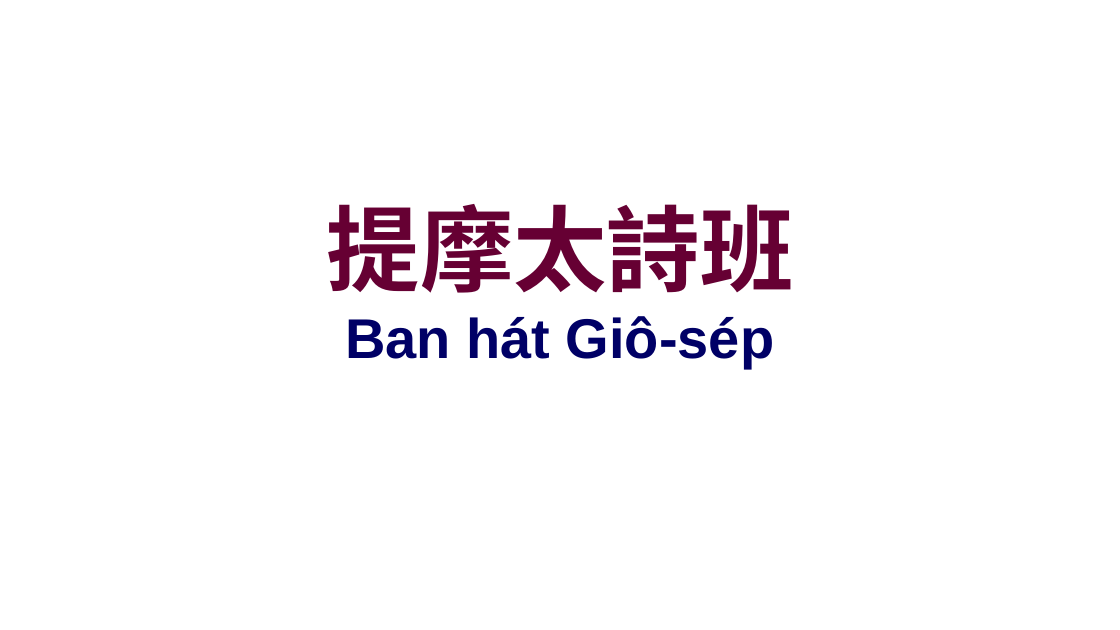
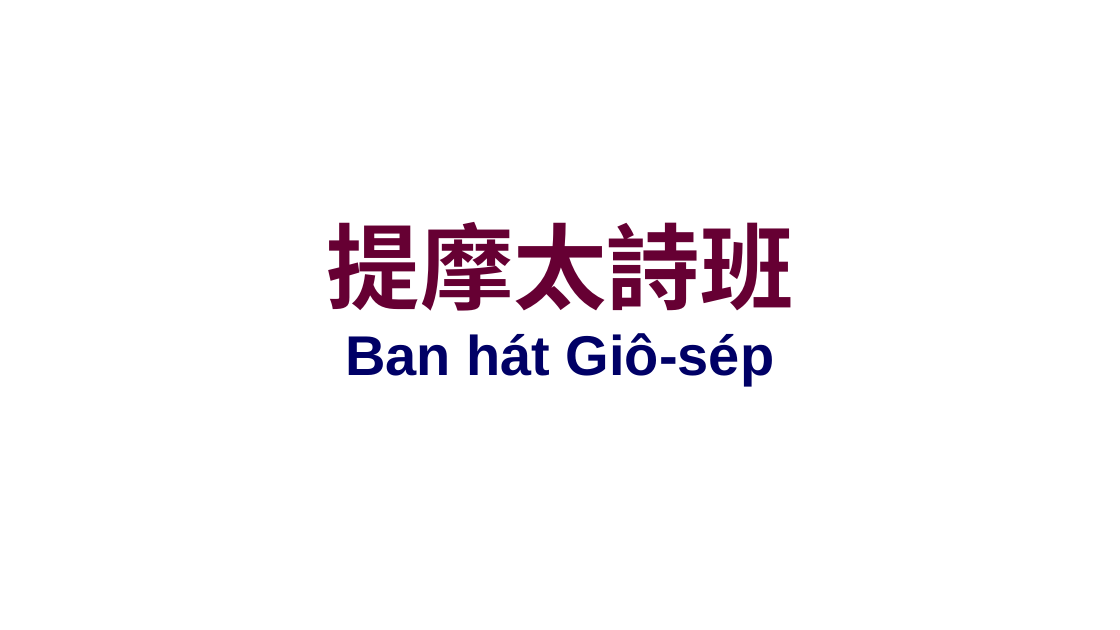
Before and after one commit to batisuoc/other-ppts, a slide deck: slide 7 of 聯合崇拜流程.pptx. Drawn at 1120x630 pixels with LibreOffice and Linux fonts; fonts in the diff are those of the drawing; background and template pictures are left out. Boxes give left, top, right and bottom in pixels: in the first picture for what was removed or moved away, otherwise in the second. Text is boxed around its words. In the diff, an @@ line names an element or a change of style, - is before the commit and + after.

```diff
--- a/聯合崇拜流程.pptx
+++ b/聯合崇拜流程.pptx
@@ title "提摩太詩班": place and size @@
-title "提摩太詩班" at [327, 204, 794, 293]
+title "提摩太詩班" at [327, 222, 794, 311]
@@ text "Ban hát Giô-sép": place and size @@
-text "Ban hát Giô-sép" at [345, 316, 774, 368]
+text "Ban hát Giô-sép" at [345, 333, 774, 385]
```
Also in this commit, not shown: 2 other slides changed, 1 other file.
